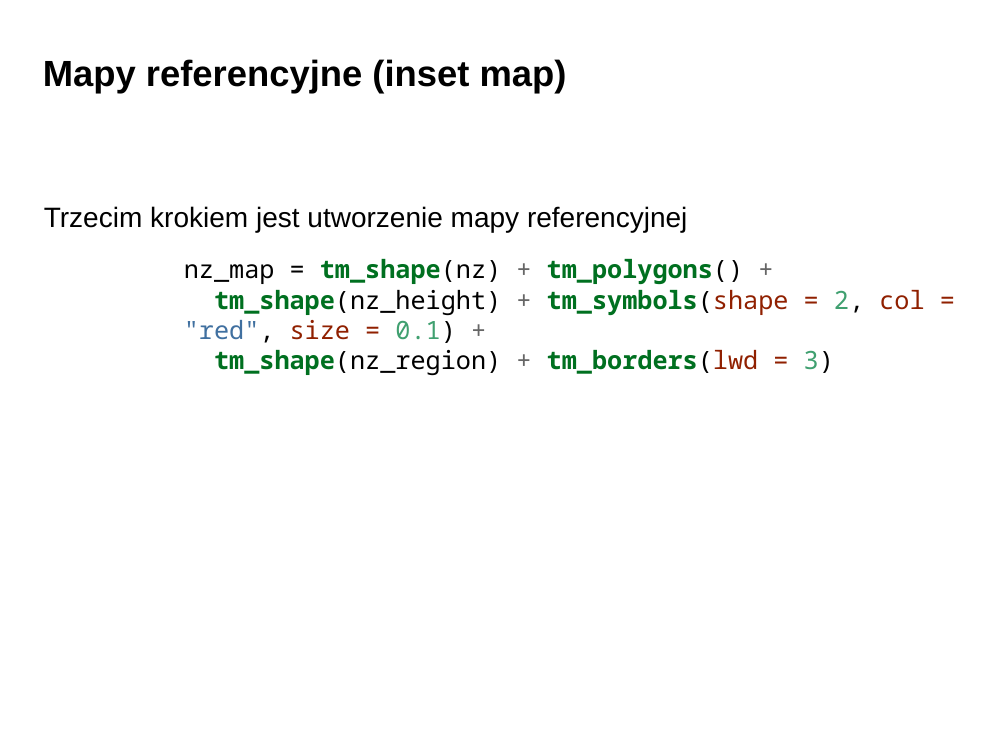
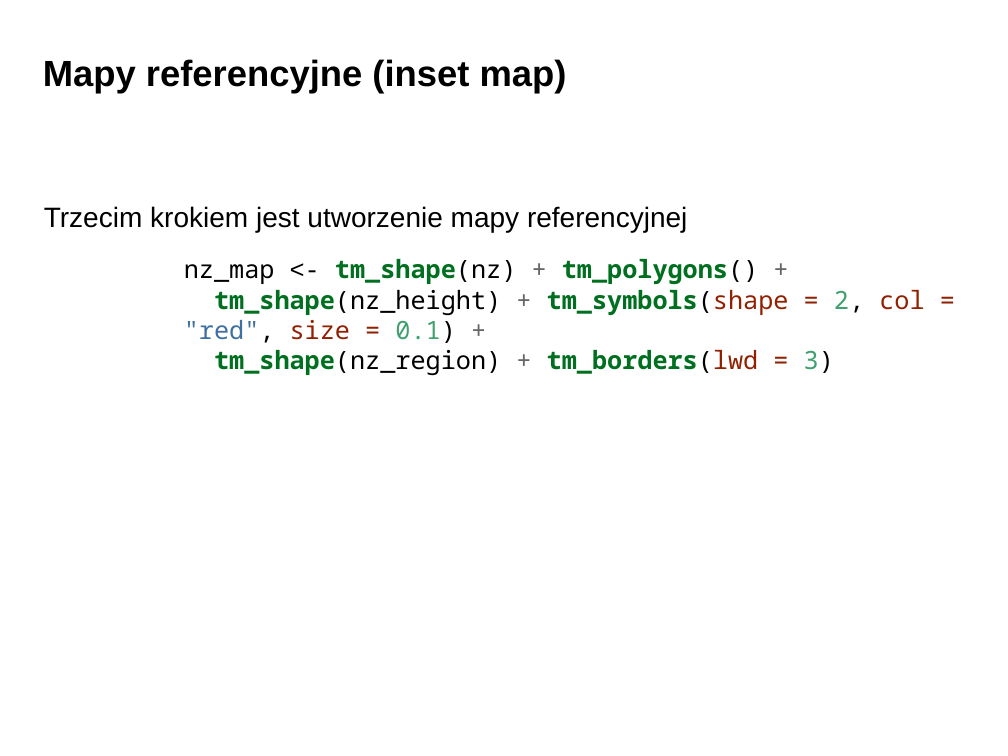
Before and after one commit to dabrowskia/ADP2020, a slide deck: slide 53 of presentations/Analiza Danych Przestrzennych 03.pptx. Drawn at 1008x756 pixels with LibreOffice and Linux fonts; fonts in the diff are those of the drawing; background and template pictures are left out. Boxes give left, top, right and bottom in pixels: in the first picture for what was removed or moved away, otherwise in the second. Text is boxed around its words. In the diff, an @@ line names an element or a change of style, - is before the commit and + after.

```diff
--- a/presentations/Analiza Danych Przestrzennych 03.pptx
+++ b/presentations/Analiza Danych Przestrzennych 03.pptx
@@ text at (184,259,924,375): text changed @@
-nz_map = tm_shape(nz) + tm_polygons() +
-tm_shape(nz_height) + tm_symbols(shape = 2, col = "red", size = 0.1) +
-tm_shape(nz_region) + tm_borders(lwd = 3)
+nz_map <- tm_shape(nz) + tm_polygons() +
+tm_shape(nz_height) + tm_symbols(shape = 2, col = "red", size = 0.1) +
+tm_shape(nz_region) + tm_borders(lwd = 3)
```
Also in this commit, not shown: 14 other slides changed, 2 other files.
